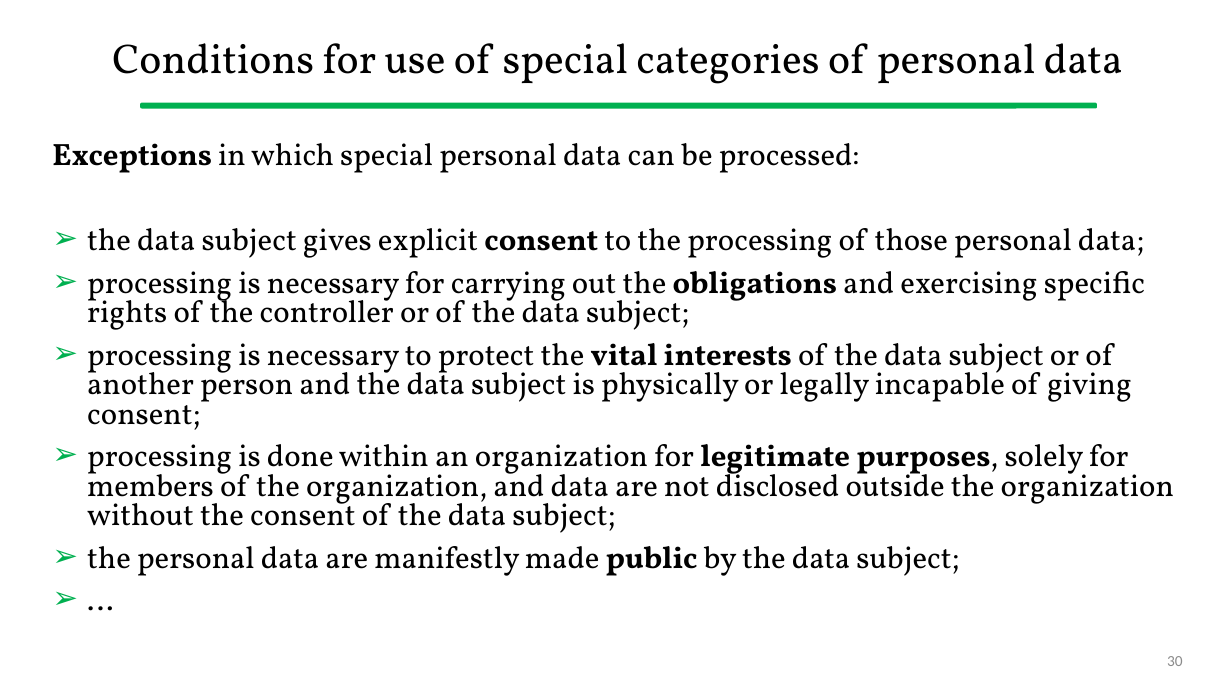
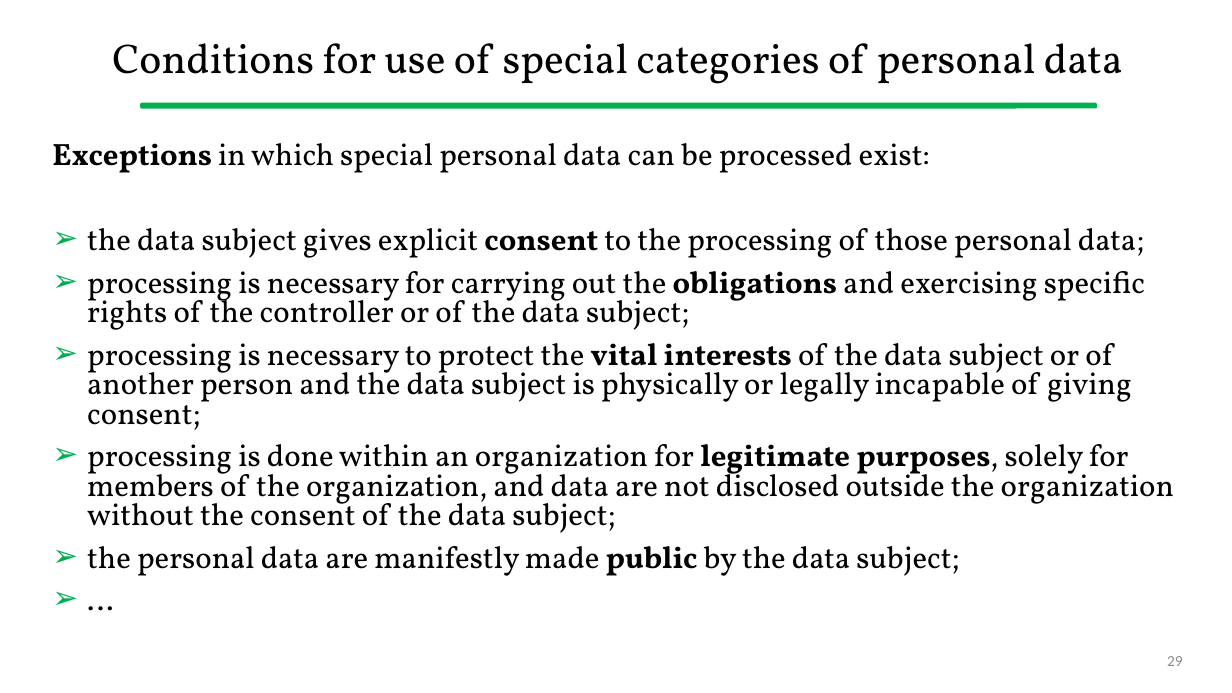
Before and after one commit to gcappon/bwthw, a slide deck: slide 29 of theory_12-regulation_on_data_protection/theory_12-regulation_on_data_protection.pptx (slide 30 before the commit). Drawn at 1232x693 pixels with LibreOffice and Linux fonts; fonts in the diff are those of the drawing. Boxes give left, top, right and bottom in pixels: in the first picture for what was removed or moved away, otherwise in the second. Text is boxed around its words. In the diff, an @@ line names an element or a change of style, - is before the commit and + after.

```diff
--- a/theory_12-regulation_on_data_protection/theory_12-regulation_on_data_protection.pptx
+++ b/theory_12-regulation_on_data_protection/theory_12-regulation_on_data_protection.pptx
@@ text at [52, 143, 930, 173]: text changed @@
-Exceptions in which special personal data can be processed:
+Exceptions in which special personal data can be processed exist:
@@ page number at [1167, 656, 1183, 666]: text changed @@
-30
+29
```
Also in this commit, not shown: 7 other slides changed, 2 slides removed, 1 other file.
